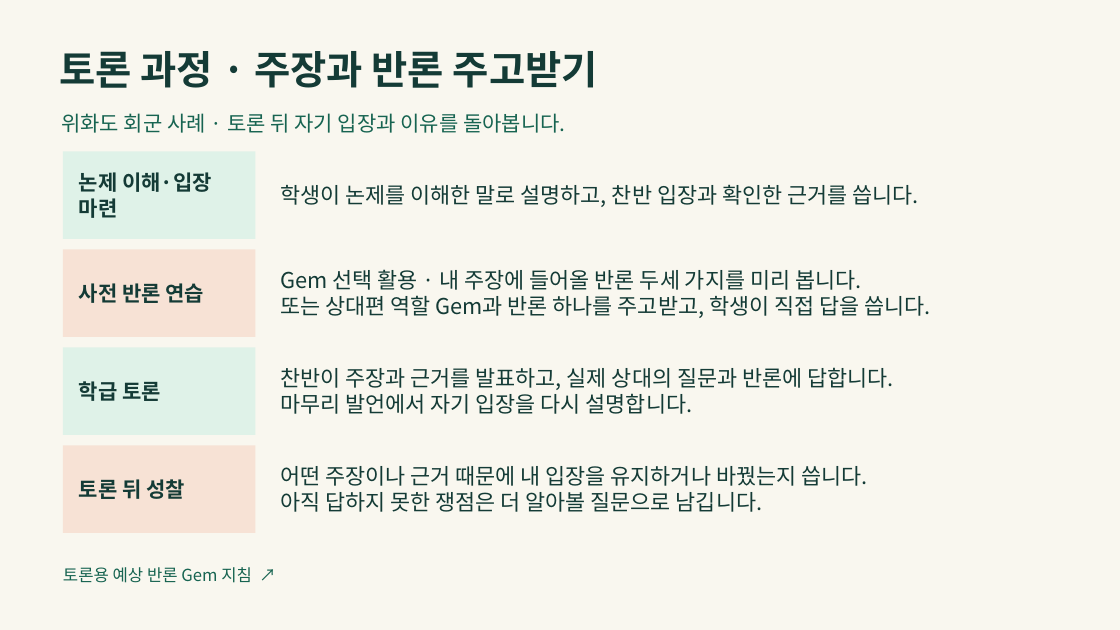
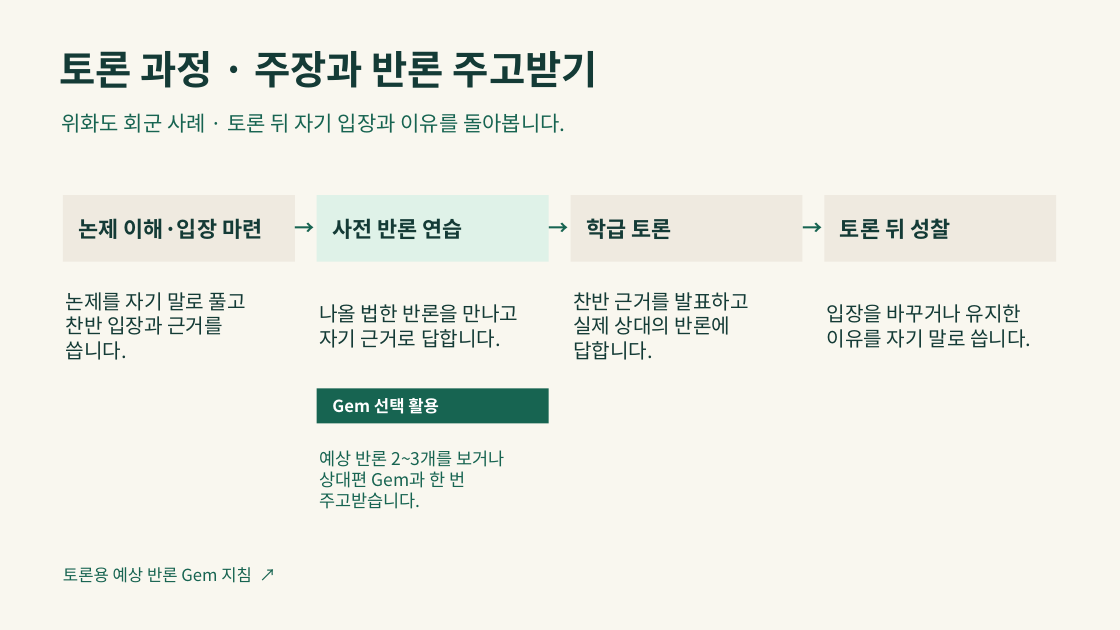
Before and after one commit to LUCKYBRIDGE/gemini-discussion, a slide deck: slide 7 of output/gemini-discussion.pptx (slide 6 before the commit). Drawn at 1120x630 pixels with LibreOffice and Linux fonts; fonts in the diff are those of the drawing. Boxes give left, top, right and bottom in pixels: in the first picture for what was removed or moved away, otherwise in the second. Text is boxed around its words. In the diff, an @@ line names an element or a change of style, - is before the commit and + after.

```diff
--- a/output/gemini-discussion.pptx
+++ b/output/gemini-discussion.pptx
@@ rectangle "논제 이해·입장 마련" resized from (x1=63, y1=151, x2=255, y2=239) to (x1=63, y1=195, x2=295, y2=261) @@
@@ rectangle "논제 이해·입장 마련" at (x1=63, y1=195, x2=295, y2=261): size 18 to 18.8 pt; fill #DFF2E8 to #EFEAE0 @@
@@ text added at (x1=295, y1=204, x2=316, y2=252), 17.2 pt, text #176451, bold @@
+→
@@ rectangle "사전 반론 연습" resized from (x1=63, y1=250, x2=255, y2=337) to (x1=317, y1=195, x2=549, y2=261) @@
@@ rectangle "사전 반론 연습" at (x1=317, y1=195, x2=549, y2=261): size 18 to 18.8 pt; fill #F7E2D5 to #DFF2E8 @@
@@ text added at (x1=549, y1=204, x2=570, y2=252), 17.2 pt, text #176451, bold @@
+→
@@ rectangle "학급 토론" at (x1=571, y1=195, x2=802, y2=261): size 18 to 18.8 pt; fill #DFF2E8 to #EFEAE0 @@
@@ rectangle "학급 토론" resized from (x1=63, y1=348, x2=255, y2=435) to (x1=571, y1=195, x2=802, y2=261) @@
@@ text added at (x1=802, y1=204, x2=823, y2=252), 17.2 pt, text #176451, bold @@
+→
@@ rectangle "토론 뒤 성찰" resized from (x1=63, y1=445, x2=255, y2=533) to (x1=824, y1=195, x2=1056, y2=261) @@
@@ rectangle "토론 뒤 성찰" at (x1=824, y1=195, x2=1056, y2=261): size 18 to 18.8 pt; fill #F7E2D5 to #EFEAE0 @@
@@ text removed at (x1=280, y1=269, x2=931, y2=318) @@
-Gem 선택 활용 · 내 주장에 들어올 반론 두세 가지를 미리 봅니다.
-또는 상대편 역할 Gem과 반론 하나를 주고받고, 학생이 직접 답을 씁니다.
@@ text at (x1=66, y1=292, x2=246, y2=360): text changed; size 18.8 to 17.2 pt @@
-학생이 논제를 이해한 말로 설명하고, 찬반 입장과 확인한 근거를 씁니다.
+논제를 자기 말로 풀고
+찬반 입장과 근거를 씁니다.
@@ text at (x1=573, y1=292, x2=749, y2=360): text changed; size 18.8 to 17.2 pt @@
-찬반이 주장과 근거를 발표하고, 실제 상대의 질문과 반론에 답합니다.
-마무리 발언에서 자기 입장을 다시 설명합니다.
+찬반 근거를 발표하고
+실제 상대의 반론에 답합니다.
@@ text added at (x1=319, y1=304, x2=519, y2=348), 17.2 pt, text #143B36 @@
+나올 법한 반론을 만나고
+자기 근거로 답합니다.
@@ text added at (x1=827, y1=304, x2=1031, y2=348), 17.2 pt, text #143B36 @@
+입장을 바꾸거나 유지한
+이유를 자기 말로 씁니다.
@@ rectangle added at (x1=317, y1=388, x2=549, y2=423), fill #176451, 14.2 pt, text #FFFFFF, bold @@
+Gem 선택 활용
@@ text removed at (x1=280, y1=466, x2=867, y2=512) @@
-어떤 주장이나 근거 때문에 내 입장을 유지하거나 바꿨는지 씁니다.
-아직 답하지 못한 쟁점은 더 알아볼 질문으로 남깁니다.
@@ text added at (x1=319, y1=450, x2=505, y2=509), 15 pt, text #176451 @@
+예상 반론 2~3개를 보거나 상대편 Gem과 한 번 주고받습니다.
```
Also in this commit, not shown: 1 other slide changed, 2 slides added, 1 other file.
